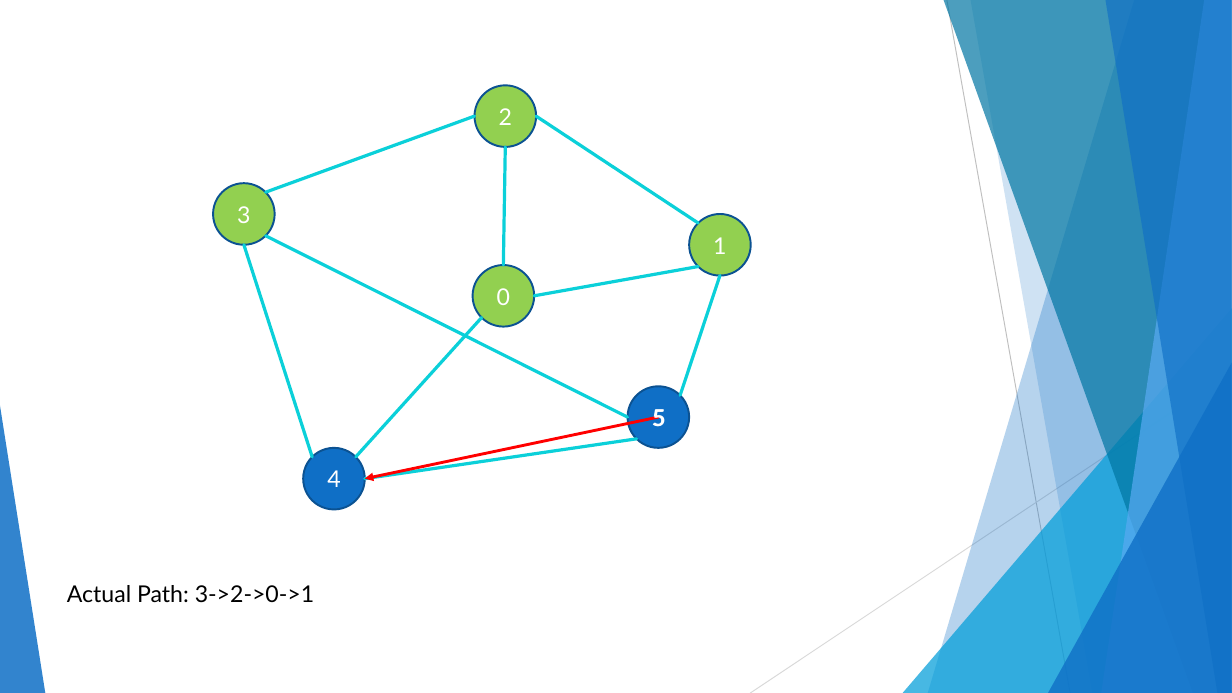
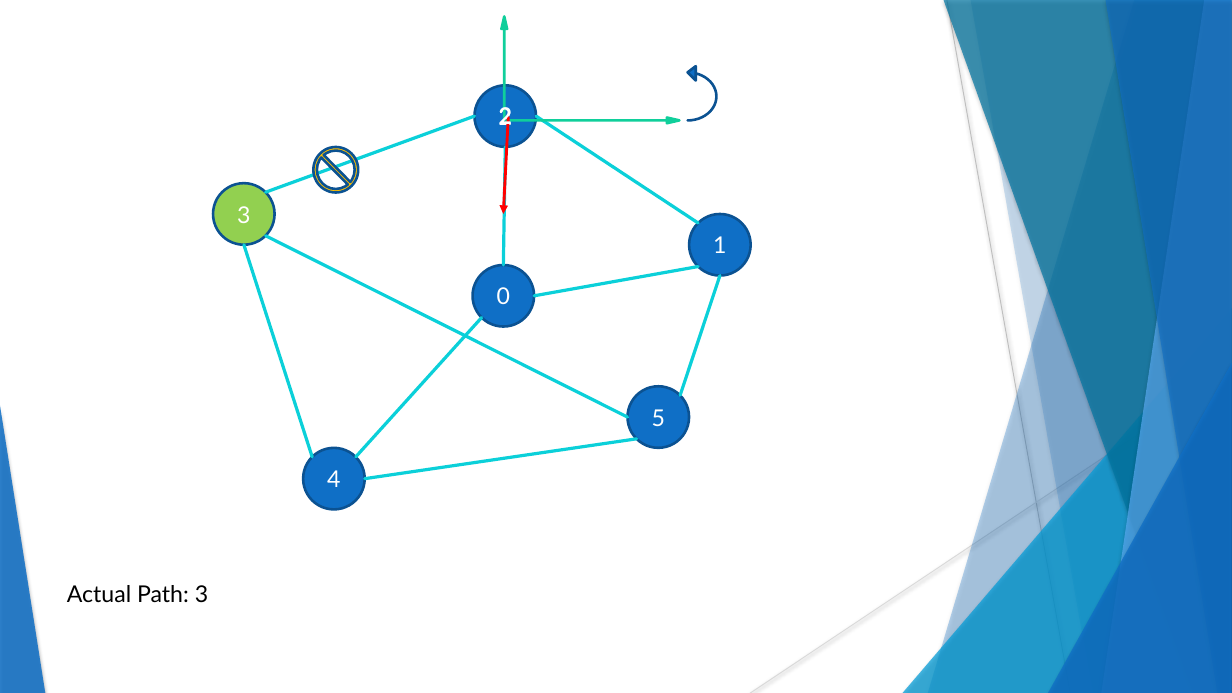
Before and after one commit to Spleentery/DA_TSP_Project-2, a slide deck: slide 18 of docs/Project 2.pptx. Drawn at 1232x693 pixels with LibreOffice and Linux fonts; fonts in the diff are those of the drawing. Boxes give left, top, right and bottom in pixels: in the first picture for what was removed or moved away, otherwise in the second. Text is boxed around its words. In the diff, an @@ line names an element or a change of style, - is before the commit and + after.

```diff
--- a/docs/Project 2.pptx
+++ b/docs/Project 2.pptx
@@ left up arrow added at box(502, 17, 680, 124), fill #10CF9B, outline #10CF9B 2 pt @@
@@ freeform shape at box(970, 0, 1232, 693): shadow on; outline redrawn @@
@@ curved up arrow added at box(688, 65, 717, 121), fill #0F6FC6, outline #0B5292 2 pt @@
@@ text added at box(499, 105, 512, 131), 18 pt, text #FFFFFF, bold @@
+2
@@ freeform shape added at box(504, 117, 508, 214), outline #FF0000 2.25 pt @@
@@ no-entry sign added at box(313, 147, 359, 192), fill #FFC000, outline #0B5292 2 pt @@
@@ fill #92D050 to #0F6FC6; outline #0B5292 1.5 pt to #0B5292 2 pt in 3 elements at box(475, 85, 537, 147), box(689, 214, 751, 276), box(472, 265, 534, 327) @@
@@ ellipse "5" at box(628, 386, 689, 448): outline #0B5292 1.5 pt to #0B5292 2 pt @@
@@ shadow on in 7 elements at box(928, 0, 1232, 693), box(903, 308, 1232, 693), box(944, 0, 1232, 693), box(1102, 0, 1232, 693), box(1105, 0, 1232, 693), box(1048, 363, 1232, 693), box(0, 406, 45, 693) @@
@@ arrow removed from (658, 417) to (365, 479) @@
@@ text removed at box(652, 409, 665, 427) @@
-5
@@ ellipse "4" at box(303, 448, 365, 510): outline #0B5292 1.5 pt to #0B5292 2 pt @@
@@ text at box(67, 585, 208, 603): text changed @@
-Actual Path: 3->2->0->1
+Actual Path: 3
```
Also in this commit, not shown: 22 other slides changed, 6 slides added, 1 slide removed, 3 other files.
